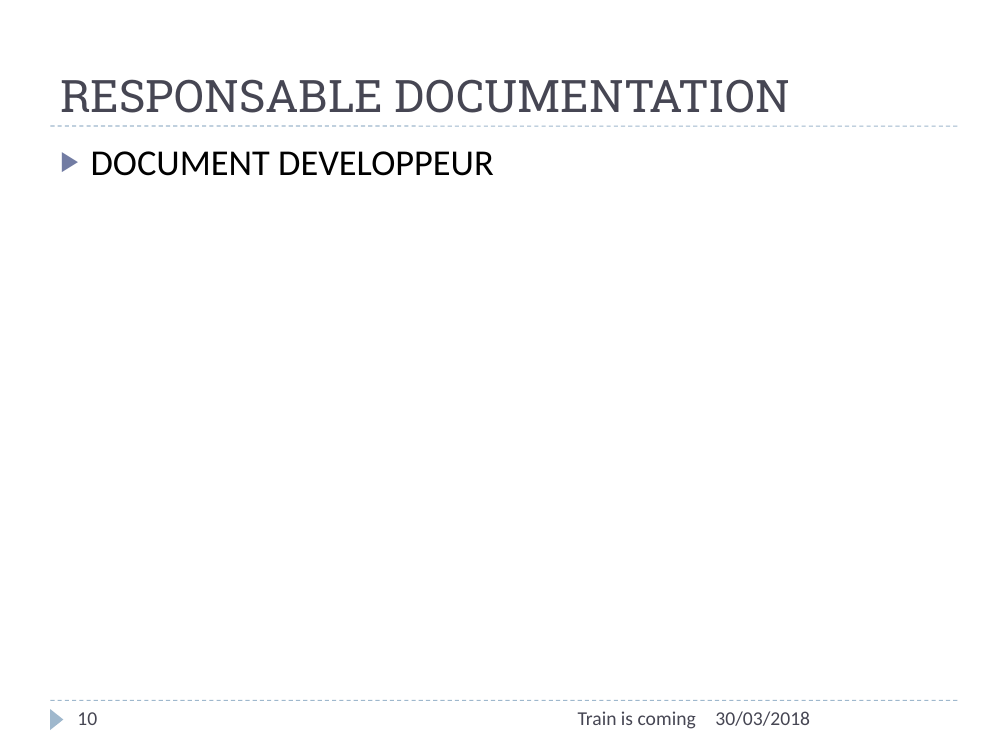
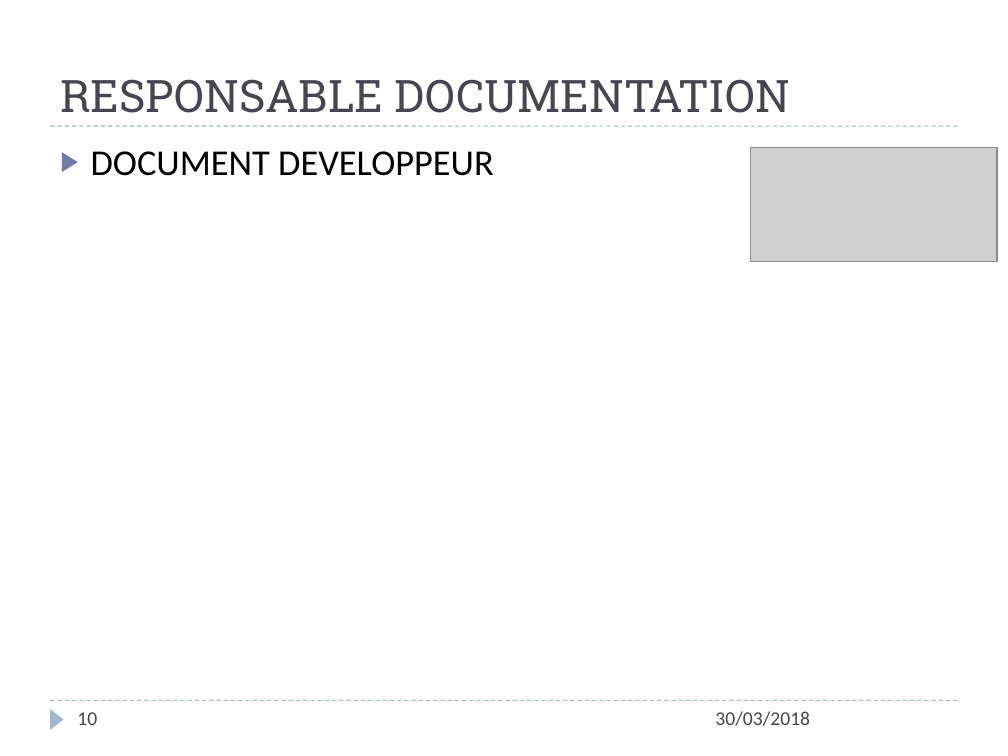
Before and after one commit to vvirole/GPI---2018---Simulation-de-Trains-Automatis-s, a slide deck: slide 10 of GPI - 2K18/Présentation – Gestion de Projet Informatique.pptx. Drawn at 1008x756 pixels with LibreOffice and Linux fonts; fonts in the diff are those of the drawing; grey boxes stand for pictures. Boxes give left, top, right and bottom in pixels: in the first picture for what was removed or moved away, otherwise in the second. Text is boxed around its words. In the diff, an @@ line names an element or a change of style, - is before the commit and + after.

```diff
--- a/GPI - 2K18/Présentation – Gestion de Projet Informatique.pptx
+++ b/GPI - 2K18/Présentation – Gestion de Projet Informatique.pptx
@@ picture added at (750,148,997,262) @@
@@ text removed at (578,711,696,729) @@
-Train is coming
```
Also in this commit, not shown: 11 other slides changed, 2 slides added, 2 slides removed, 3 other files.
